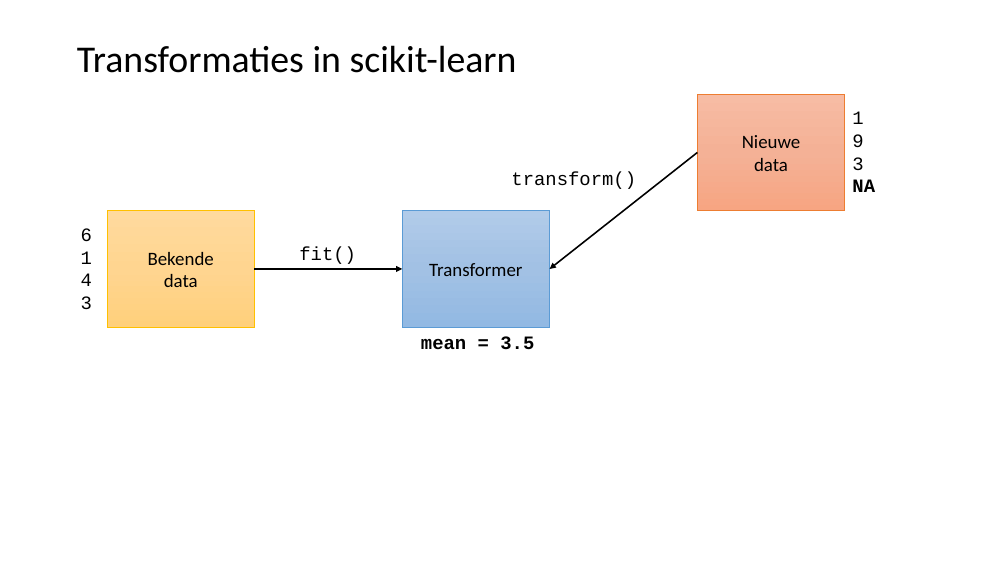
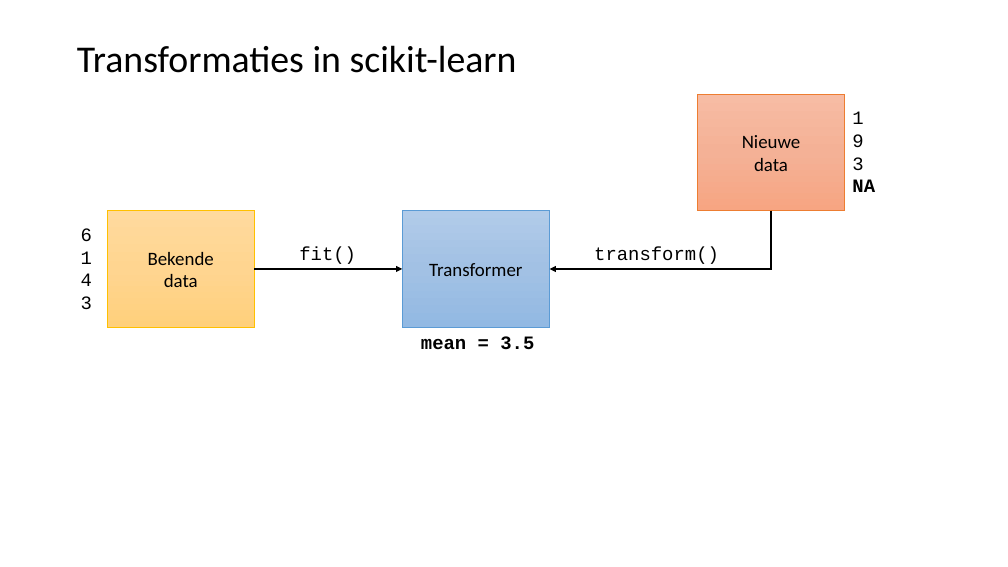
Before and after one commit to LFKoning/knowledge-sharing, a slide deck: slide 14 of python_course/4_scikit_learn/python_cursus_4.pptx. Drawn at 1008x567 pixels with LibreOffice and Linux fonts; fonts in the diff are those of the drawing. Boxes give left, top, right and bottom in pixels: in the first picture for what was removed or moved away, otherwise in the second. Text is boxed around its words. In the diff, an @@ line names an element or a change of style, - is before the commit and + after.

```diff
--- a/python_course/4_scikit_learn/python_cursus_4.pptx
+++ b/python_course/4_scikit_learn/python_cursus_4.pptx
@@ arrow removed from (698, 153) to (550, 269) @@
@@ elbow arrow added from (771, 211) to (550, 269), #000000 1.5 pt @@
@@ text "transform()": place and size @@
-text "transform()" at [511,171,636,189]
+text "transform()" at [594,247,719,264]
```
Also in this commit, not shown: 7 other slides changed.
